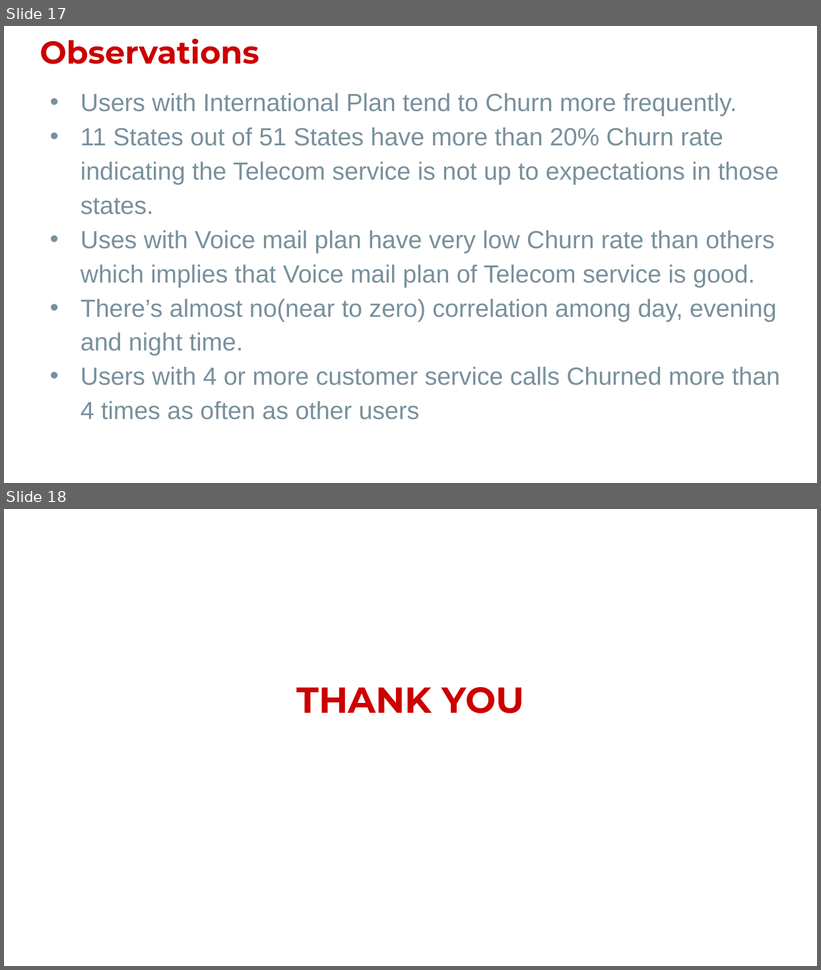
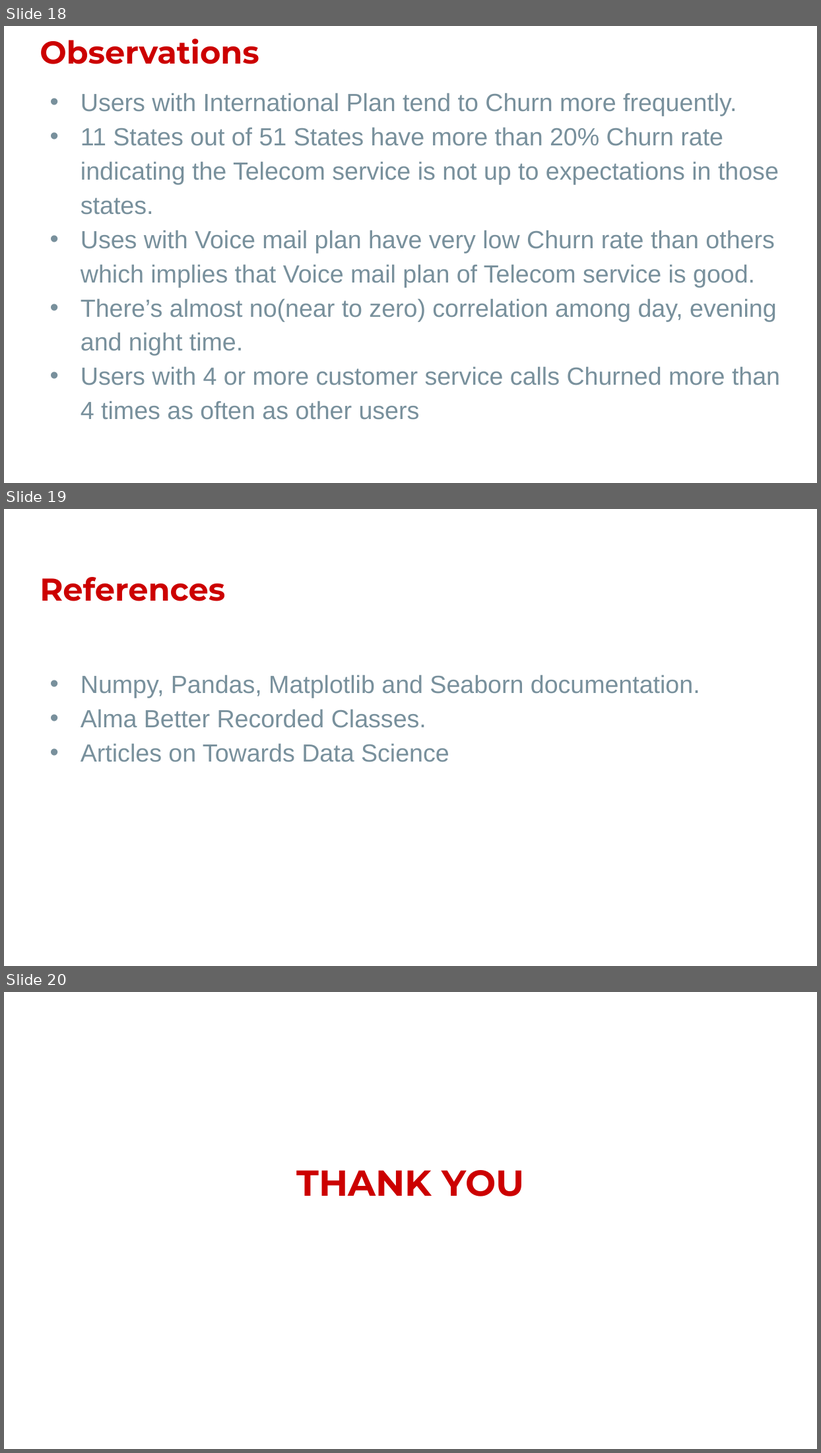
Before and after one commit to codes-by-vamshi/EDA-TelecomChurn, a slide deck: Project Presentation.pptx. Shown one above the other, each under a label of ours: slides 17 and 18 before the commit, slides 18, 19 and 20 after it. The pictures are 821x970 and 821x1453 pixels, drawn with LibreOffice and Linux fonts; fonts in the diff are those of the drawing; background and template pictures are left out. Boxes give left, top, right and bottom in pixels: in the first picture for what was removed or moved away, otherwise in the second. Text is boxed around its words. In the diff, an @@ line names an element or a change of style, - is before the commit and + after.

```diff
--- a/Project Presentation.pptx
+++ b/Project Presentation.pptx
@@ slide 19 added at [4,509,817,966], background #FFFFFF @@
@@ title added at [40,577,225,601], 28 pt, text #CC0000, bold @@
+References
@@ text added at [81,675,700,762], 22 pt, text #78909C @@
+• Numpy, Pandas, Matplotlib and Seaborn documentation.
+• Alma Better Recorded Classes.
+• Articles on Towards Data Science
@@ what was slide 17 is now slide 18 @@
@@ what was slide 18 is now slide 20 @@
```
Also in this commit, not shown: 1 slide changed, 1 other slide added, 1 other file.
